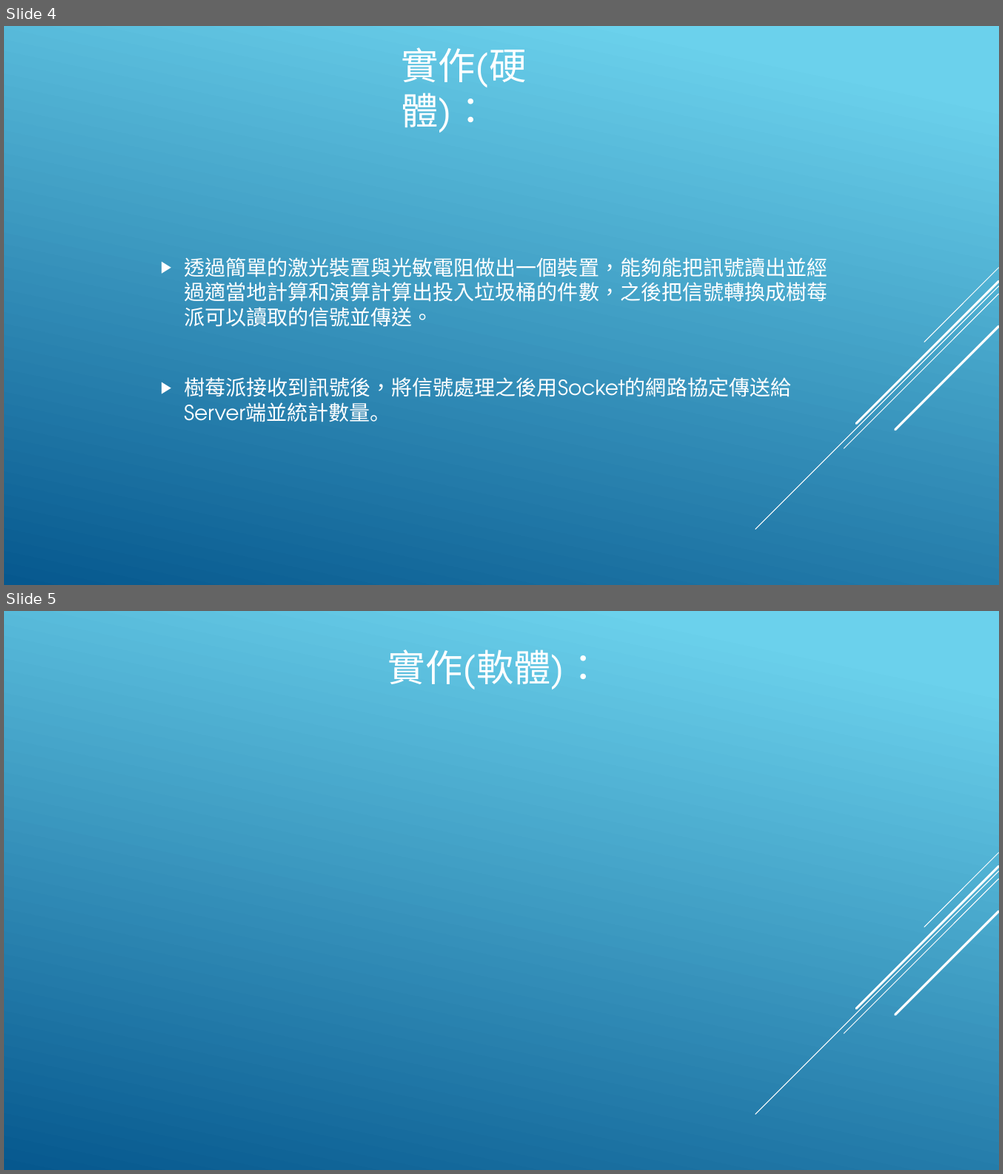
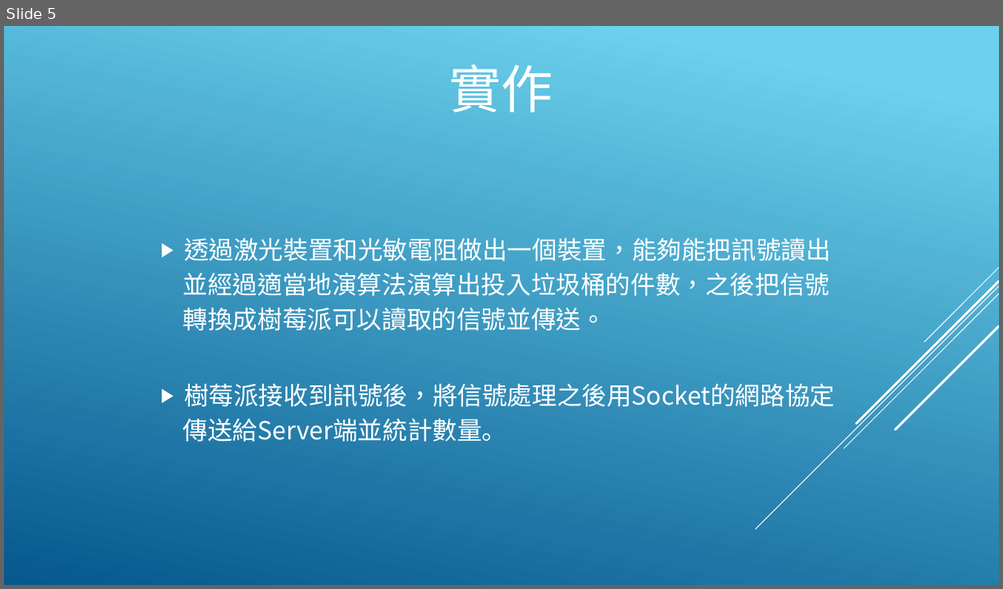
Before and after one commit to DennySORA/Environmental_Sustainability_Partition_Hackathon_2018, a slide deck: doc/永續發展 - 淨灘.pptx. Shown one above the other, each under a label of ours: slides 4 and 5 before the commit, slide 5 after it. The pictures are 1003x1174 and 1003x589 pixels, drawn with LibreOffice and Linux fonts; fonts in the diff are those of the drawing. Boxes give left, top, right and bottom in pixels: in the first picture for what was removed or moved away, otherwise in the second. Text is boxed around its words. In the diff, an @@ line names an element or a change of style, - is before the commit and + after.

```diff
--- a/doc/永續發展 - 淨灘.pptx
+++ b/doc/永續發展 - 淨灘.pptx
@@ slide 5 removed at (x1=4, y1=611, x2=999, y2=1170), background gradient #6ED2EB to #06588E; not listed: 5 template elements that a slide beside it also shows @@
@@ title removed at (x1=388, y1=649, x2=602, y2=689) @@
-實作(軟體)：
@@ what was slide 4 is now slide 5 @@
@@ slide 5 changed as well @@
@@ title at (x1=449, y1=64, x2=553, y2=113): text changed; size 36 to 50 pt @@
-實作(硬體)：
+實作
@@ text at (x1=183, y1=238, x2=834, y2=442): text changed; size 20 to 24 pt; font TeX Gyre Adventor to Noto Sans CJK SC @@
-▶ 透過簡單的激光裝置與光敏電阻做出一個裝置，能夠能把訊號讀出並經過適當地計算和演算計算出投入垃圾桶的件數，之後把信號轉換成樹莓派可以讀取的信號並傳送。
-▶ 樹莓派接收到訊號後，將信號處理之後用Socket的網路協定傳送給Server端並統計數量。
+▶ 透過激光裝置和光敏電阻做出一個裝置，能夠能把訊號讀出
+並經過適當地演算法演算出投入垃圾桶的件數，之後把信號
+轉換成樹莓派可以讀取的信號並傳送。
+▶ 樹莓派接收到訊號後，將信號處理之後用Socket的網路協定
+傳送給Server端並統計數量。
```
Also in this commit, not shown: 3 other slides changed, 2 slides added, 1 other slide removed.
